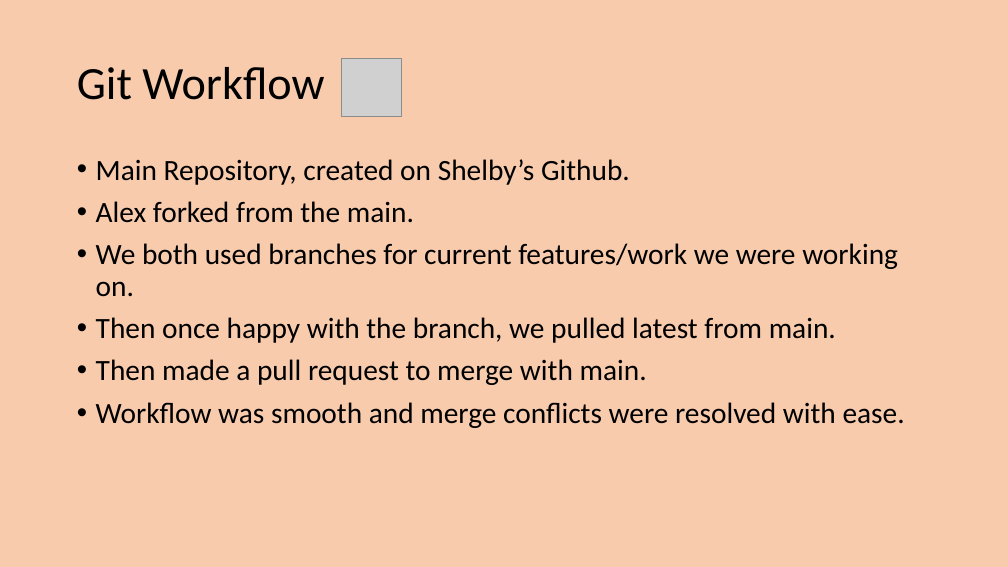
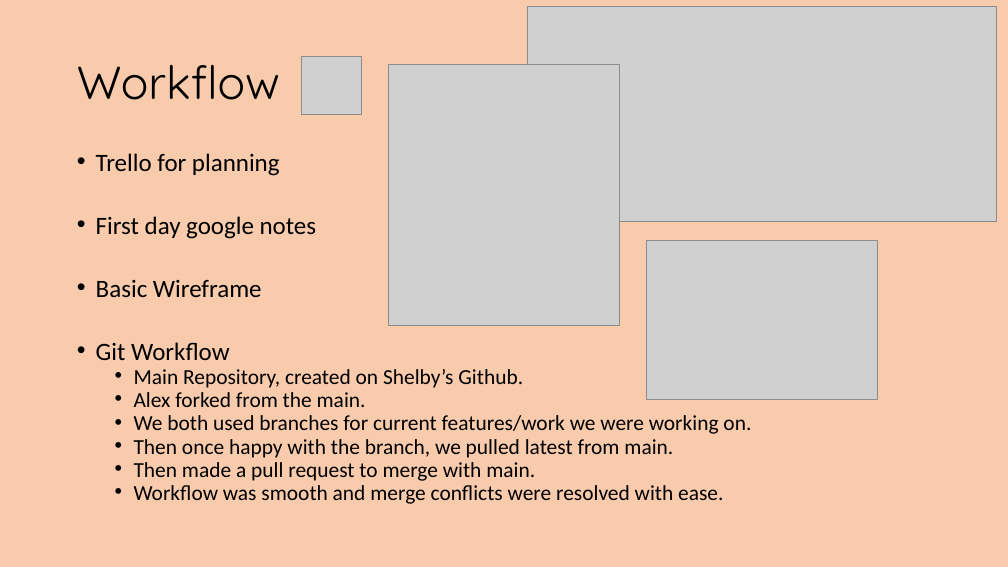
Before and after one commit to Shelby219/Taskio_gamified_task_app, a slide deck: slide 3 of docs/Presentation1.pptx (slide 6 before the commit). Drawn at 1008x567 pixels with LibreOffice and Linux fonts; fonts in the diff are those of the drawing; grey boxes stand for pictures. Boxes give left, top, right and bottom in pixels: in the first picture for what was removed or moved away, otherwise in the second. Text is boxed around its words. In the diff, an @@ line names an element or a change of style, - is before the commit and + after.

```diff
--- a/docs/Presentation1.pptx
+++ b/docs/Presentation1.pptx
@@ picture added at box(528, 6, 997, 221) @@
@@ picture: place and size @@
-picture at box(342, 59, 402, 116)
+picture at box(302, 56, 361, 113)
@@ title at box(77, 65, 280, 100): text changed; font Calibri to Quicksand @@
-Git Workflow
+Workflow
@@ picture added at box(389, 65, 619, 325) @@
@@ text at box(96, 153, 317, 360): paragraphs added @@
+• Trello for planning
+• First day google notes
+• Basic Wireframe
+• Git Workflow
@@ picture added at box(647, 240, 877, 399) @@
@@ text at box(134, 369, 751, 504): size 28 to 20.4 pt in "Main Repository, created on Shelby’s Github.", "Alex forked from the main.", "We both used branches for current features/work ...", "Then once happy with the branch, we ..." and 2 more places; list level 1 to 2 in "Main Repository, created on Shelby’s ..."; line spacing 0.9 to 0.7; list level 1 to 2 in "Alex forked from the main."; list level 1 to 2 in "We both used branches for ..."; list level 1 to 2 in "Then once happy with the ..."; list level 1 to 2 in "Then made a pull request ..."; list level 1 to 2 in "Workflow was smooth and merge ..." @@
```
Also in this commit, not shown: 6 other slides changed, 1 slide removed, 3 other files.
